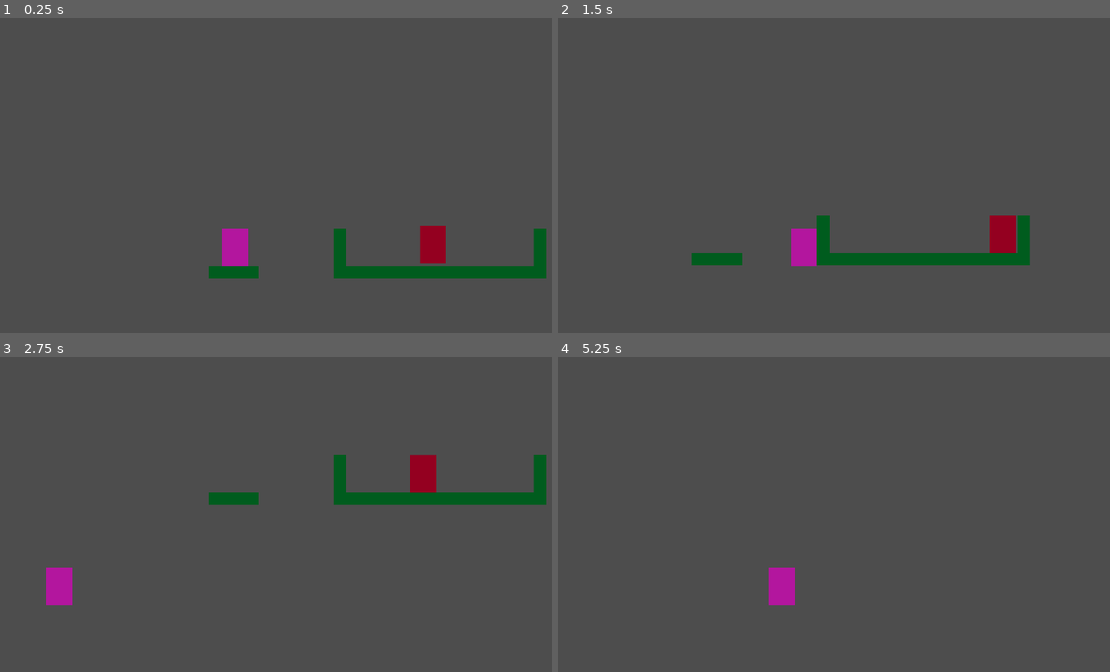
Above: before the commit, frames 1-4 (two rows, left to right).
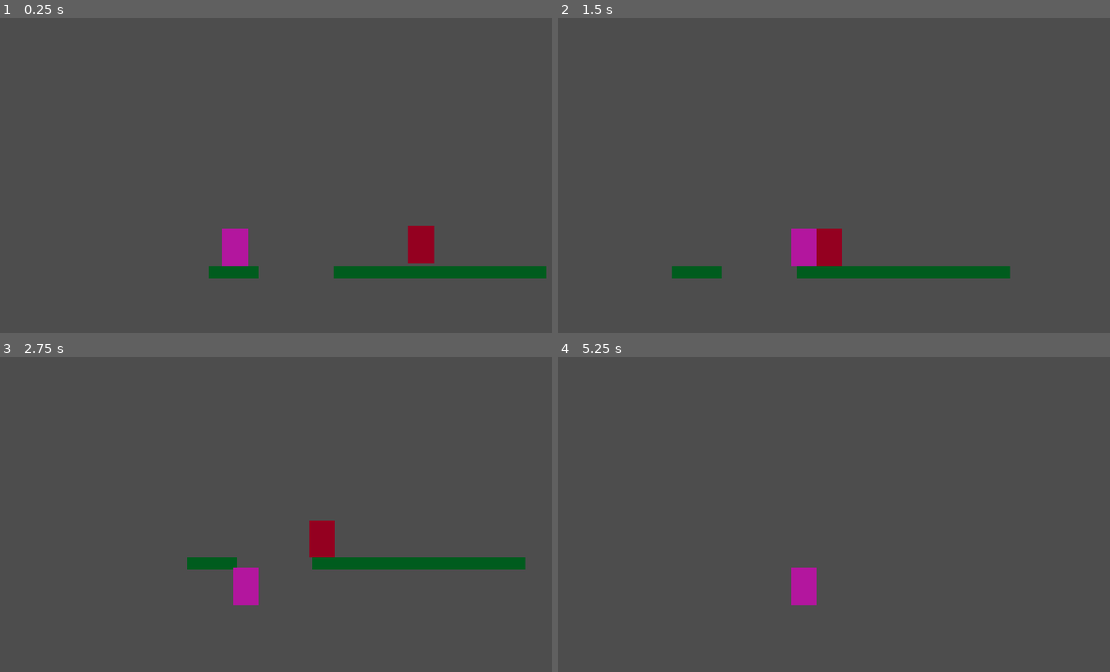
Above: after the commit, the same moments.

Repository: Tass2T/kiwiPtetre
Game: Godot game, scene res://Scenes/game.tscn
Two runs of this game, one before a commit and one after it. Both use one fixed random seed, a clock stepped at 60 frames per second and the inputs below.
Inputs:
- Up to frame 1 (0.25 s): no input
- Up to frame 2 (1.5 s): hold Right (right) from 0.53 s (still down); tap Space (jump) at 0.77 s
- Up to frame 3 (2.75 s): tap Space (jump) at 1.52 s; release Right (right) at 2.03 s; hold Left (left) from 2.03 s (still down)
- Up to frame 4 (5.25 s): release Left (left) at 2.78 s; hold Right (right) 2.78-4.28 s; tap Space (jump) at 3.02, 3.77, 4.52, 5 s; tap Enter at 4.25 s; hold Left (left) 4.28-5.03 s; hold Right (right) from 5.03 s (still down)

The runs differ from the first frame. In frame 1, 1.1% of the frame differs, in the area x 60-99%, y 65-79%; in frame 2, 5.0%; in frame 3, 6.5%, in the area x 8-99%, y 31-79%; in frame 4, 1.0%.

Commit message:
patrol behavior when edge done

Diff:
--- a/Scenes/levels/level_1.tscn
+++ b/Scenes/levels/level_1.tscn
@@ -21,7 +21,7 @@
 [node name="Level_One" type="Node2D" unique_id=1112974152]
 
 [node name="TileMapLayer" type="TileMapLayer" parent="." unique_id=77650140]
-tile_map_data = PackedByteArray("AAAbAAgAAAAAAAAAAAAcAAgAAAA …(272 unchanged characters)… AAAAAAAA0AAgAAAAAAAAAAAA1AAgAAAAAAAAAAAAlAAcAAAAAAAAAAAAlAAYAAAAAAAAAAAAlAAUAAAAAAAAAAAA1AAcAAAAAAAAAAAA1AAYAAAAAAAAAAAA1AAUAAAAAAAAAAAA=")
+tile_map_data = PackedByteArray("AAAbAAgAAAAAAAAAAAAcAAgAAAA …(272 unchanged characters)… AAAAAAAA0AAgAAAAAAAAAAAA1AAgAAAAAAAAAAAA=")
 tile_set = SubResource("TileSet_ddicg")
 
 [node name="Player" parent="." unique_id=1752384532 instance=ExtResource("1_2mbx3")]
--- a/scenes/Enemies/base.tscn
+++ b/scenes/Enemies/base.tscn
@@ -29,8 +29,13 @@
 shape = SubResource("RectangleShape2D_otjec")
 
 [node name="WallDetector" type="RayCast2D" parent="." unique_id=1494768454]
-position = Vector2(70, 173)
+position = Vector2(67, 172)
 target_position = Vector2(80, 0)
 collision_mask = 4
 
+[node name="EdgeDetector" type="RayCast2D" parent="." unique_id=411337732]
+position = Vector2(67, 98)
+target_position = Vector2(75, 98)
+collision_mask = 4
+
 [connection signal="body_entered" from="Area2D" to="." method="_on_area_2d_body_entered"]
--- a/scripts/enemies/base.gd
+++ b/scripts/enemies/base.gd
@@ -7,6 +7,7 @@
 const MAX_SPEED: float = 400.0
 
 @onready var wall_detector: RayCast2D = $WallDetector
+@onready var edge_detector: RayCast2D = $EdgeDetector
 
 var current_state = STATES.PATROL
 var current_direction: float = 1.0
@@ -15,7 +16,7 @@
 	if not is_on_floor():
 		velocity.y += GRAVITY * delta
 
-	if wall_detector.is_colliding():
+	if wall_detector.is_colliding() or !edge_detector.is_colliding():
 		_turn_back()
 
 	match current_state:
@@ -47,3 +48,4 @@
 func _turn_back()-> void:
 	current_direction *= -1
 	wall_detector.target_position.x = abs(wall_detector.target_position.x) * current_direction
+	edge_detector.target_position.x = abs(edge_detector.target_position.x) * current_direction
